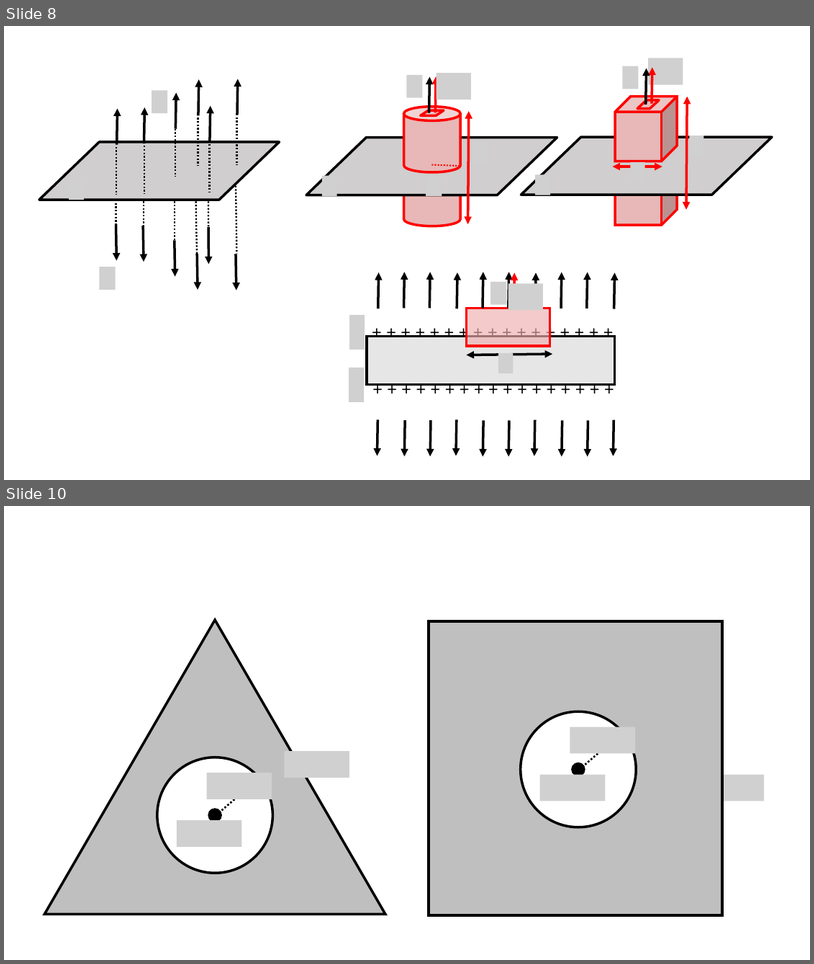
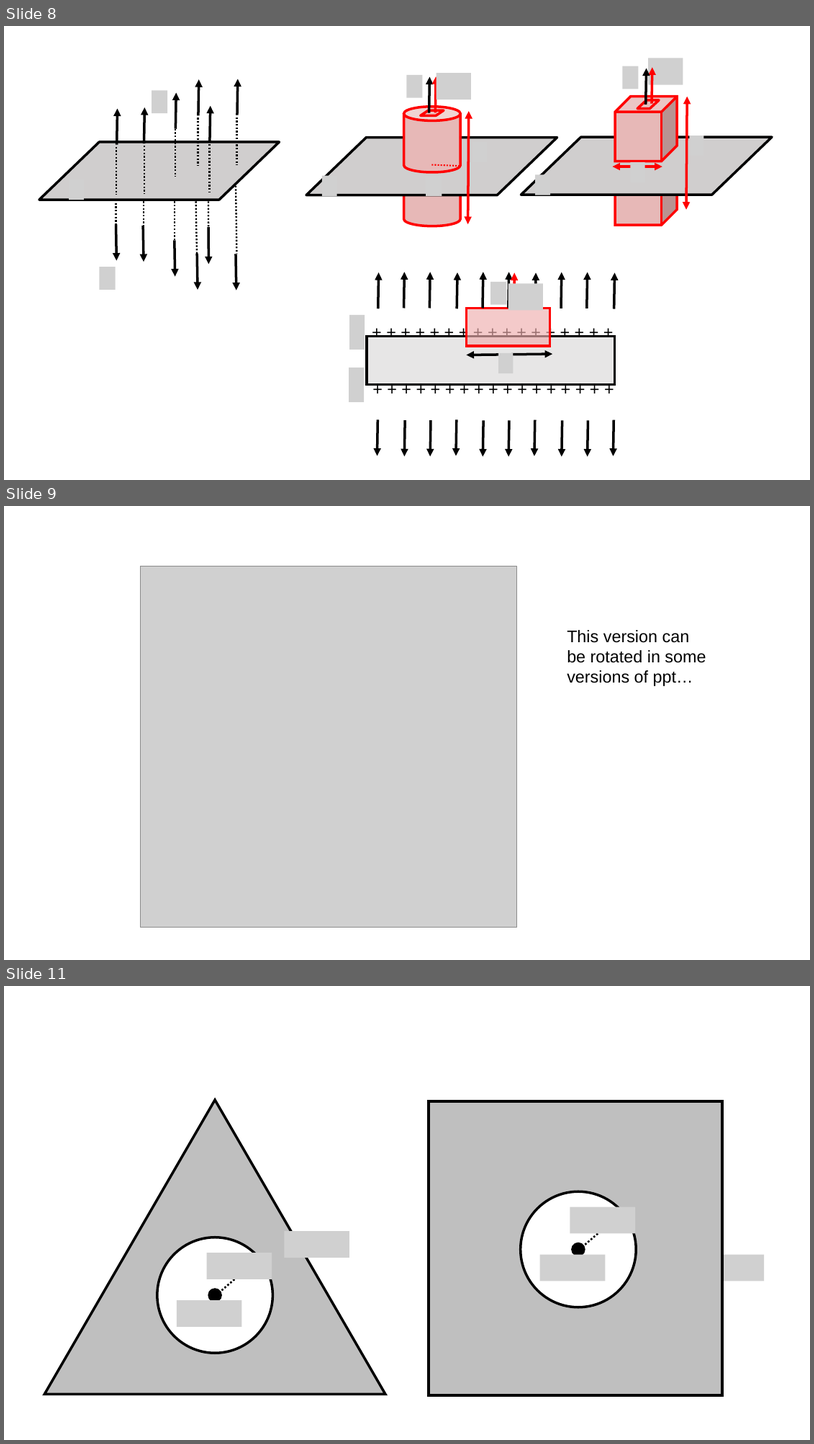
Before and after one commit to OSTP/PhysicsArtofModelling, a slide deck: tex/figures/Gauss/Figures.pptx. Shown one above the other, each under a label of ours: slides 8 and 10 before the commit, slides 8, 9 and 11 after it; the slides between them are not shown. The pictures are 814x964 and 814x1444 pixels, drawn with LibreOffice and Linux fonts; fonts in the diff are those of the drawing; grey boxes stand for pictures. Boxes give left, top, right and bottom in pixels: in the first picture for what was removed or moved away, otherwise in the second. Text is boxed around its words. In the diff, an @@ line names an element or a change of style, - is before the commit and + after.

```diff
--- a/tex/figures/Gauss/Figures.pptx
+++ b/tex/figures/Gauss/Figures.pptx
@@ slide 9 added at [4,506,810,960], background #FFFFFF @@
@@ picture added at [140,566,517,927] @@
@@ text added at [567,630,706,686], 20 pt, text #000000 @@
+This version can be rotated in some versions of ppt…
@@ what was slide 10 is now slide 11 @@
```
Also in this commit, not shown: 1 other slide added, 1 slide removed, 10 other files.
